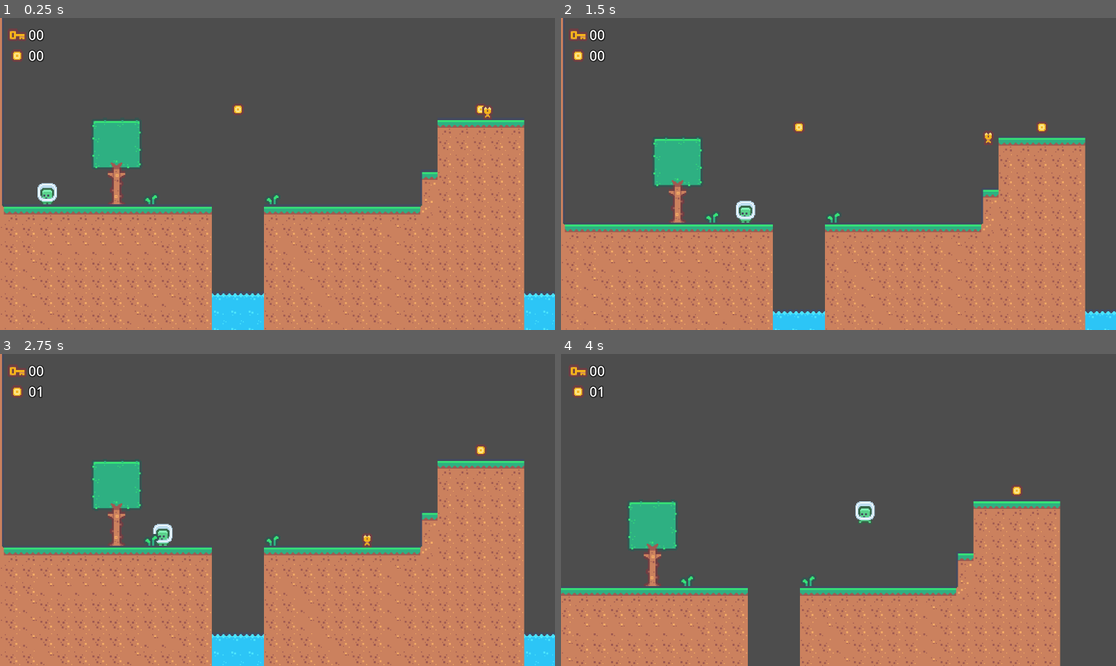
Above: before the commit, frames 1-4 (two rows, left to right).
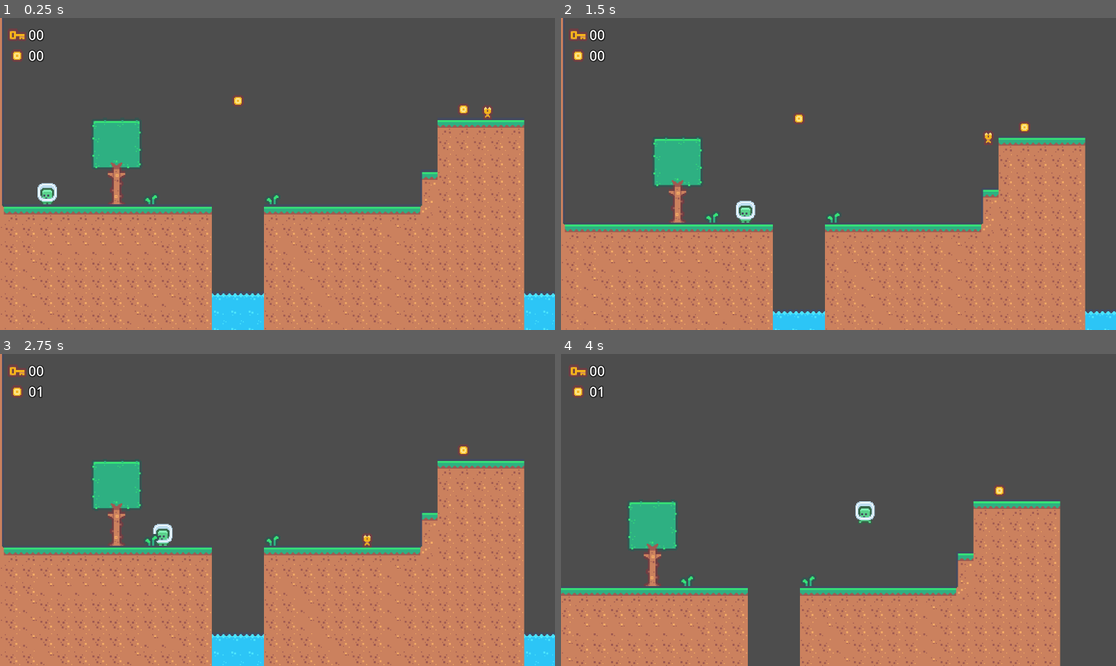
Above: after the commit, the same moments.

Repository: Ruellia42/eus2425
Game: Godot game, scene res://lessons/lesson3/level02.tscn
The game is run twice, just before and just after one commit, with the same random seed, the same clock (stepped at 60 frames per second) and the same inputs.
Inputs:
- Up to frame 1 (0.25 s): no input
- Up to frame 2 (1.5 s): tap Enter (ui_accept) at 0.5, 0.77 s; hold Right (ui_right) from 0.53 s (still down)
- Up to frame 3 (2.75 s): tap Enter (ui_accept) at 1.52 s; release Right (ui_right) at 2.03 s; hold Left (ui_left) from 2.03 s (still down)
- Up to frame 4 (4 s): release Left (ui_left) at 2.78 s; hold Right (ui_right) from 2.78 s (still down); tap Enter (ui_accept) at 3.02, 3.77 s

The runs differ from the first frame. In frame 1, 0.2% of the frame differs, in the area x 41-88%, y 24-32%; in frame 2, 0.3%, in the area x 41-88%, y 30-37%; in frame 3, 0.1%; in frame 4, 0.1%.

Commit message:
feat: replace coins w. coins with sfx

Diff:
--- a/lessons/lesson3/level02.tscn
+++ b/lessons/lesson3/level02.tscn
@@ -8,8 +8,8 @@
 [ext_resource type="PackedScene" uid="uid://c8xhskd4injin" path="res://lessons/lesson2/goal.tscn" id="5_8vkfi"]
 [ext_resource type="PackedScene" uid="uid://h8luaqtc8151" path="res://lessons/lesson3/key.tscn" id="5_wq76k"]
 [ext_resource type="PackedScene" uid="uid://dm2vailmg7aqs" path="res://lessons/lesson2/death_collider.tscn" id="6_fsrt4"]
-[ext_resource type="PackedScene" uid="uid://bxl5088n1vu6r" path="res://lessons/lesson2/coin.tscn" id="7_5fbie"]
 [ext_resource type="PackedScene" uid="uid://dboykh3wko6iv" path="res://lessons/lesson3/door.tscn" id="8_nwvay"]
+[ext_resource type="PackedScene" uid="uid://d2wxayo48nd5c" path="res://lessons/lesson3/coin_w_fx.tscn" id="8_w2vkg"]
 [ext_resource type="PackedScene" uid="uid://cw1i3tcuiy254" path="res://lessons/lesson3/moving_platform.tscn" id="9_cd3eb"]
 [ext_resource type="PackedScene" uid="uid://b6udax3xnqh1g" path="res://lessons/lesson3/enemy.tscn" id="10_4rfr0"]
 
@@ -80,35 +80,38 @@
 
 [node name="Coins" type="Node" parent="."]
 
-[node name="Coin" parent="Coins" instance=ExtResource("7_5fbie")]
-position = Vector2(261, 225)
+[node name="CoinWFx" parent="Coins" instance=ExtResource("8_w2vkg")]
+position = Vector2(261, 216)
 
-[node name="Coin2" parent="Coins" instance=ExtResource("7_5fbie")]
-position = Vector2(513, 225)
+[node name="CoinWFx2" parent="Coins" instance=ExtResource("8_w2vkg")]
+position = Vector2(495, 225)
 
-[node name="Coin3" parent="Coins" instance=ExtResource("7_5fbie")]
-position = Vector2(702, 315)
+[node name="CoinWFx3" parent="Coins" instance=ExtResource("8_w2vkg")]
+position = Vector2(738, 315)
 
-[node name="Coin4" parent="Coins" instance=ExtResource("7_5fbie")]
-position = Vector2(999, 252)
+[node name="CoinWFx4" parent="Coins" instance=ExtResource("8_w2vkg")]
+position = Vector2(990, 234)
 
-[node name="Coin5" parent="Coins" instance=ExtResource("7_5fbie")]
-position = Vector2(1305, 297)
-
-[node name="Coin8" parent="Coins" instance=ExtResource("7_5fbie")]
-position = Vector2(1368, 288)
-
-[node name="Coin10" parent="Coins" instance=ExtResource("7_5fbie")]
+[node name="CoinWFx5" parent="Coins" instance=ExtResource("8_w2vkg")]
 position = Vector2(1413, 135)
 
-[node name="Coin9" parent="Coins" instance=ExtResource("7_5fbie")]
-position = Vector2(1233, 288)
+[node name="CoinWFx6" parent="Coins" instance=ExtResource("8_w2vkg")]
+position = Vector2(1386, 297)
 
-[node name="Coin6" parent="Coins" instance=ExtResource("7_5fbie")]
+[node name="CoinWFx7" parent="Coins" instance=ExtResource("8_w2vkg")]
+position = Vector2(1341, 288)
+
+[node name="CoinWFx8" parent="Coins" instance=ExtResource("8_w2vkg")]
+position = Vector2(1296, 297)
+
+[node name="CoinWFx9" parent="Coins" instance=ExtResource("8_w2vkg")]
+position = Vector2(1197, 288)
+
+[node name="CoinWFx10" parent="Coins" instance=ExtResource("8_w2vkg")]
+position = Vector2(1557, 288)
+
+[node name="CoinWFx11" parent="Coins" instance=ExtResource("8_w2vkg")]
 position = Vector2(1629, 315)
-
-[node name="Coin7" parent="Coins" instance=ExtResource("7_5fbie")]
-position = Vector2(1557, 297)
 
 [node name="Enemies" type="Node" parent="."]
 
